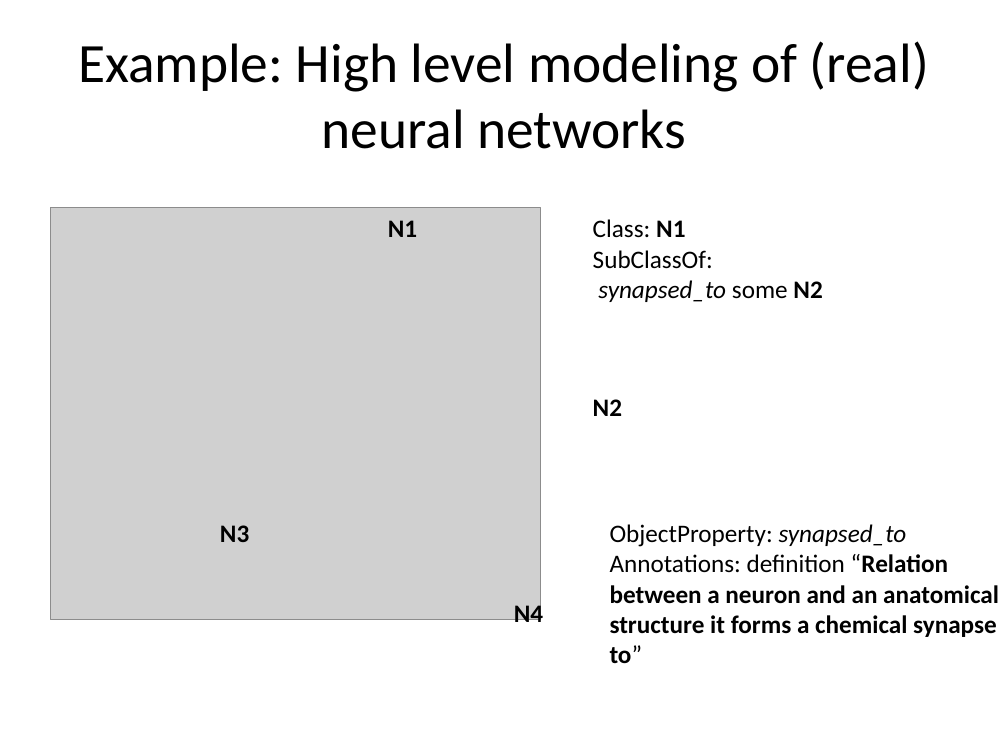
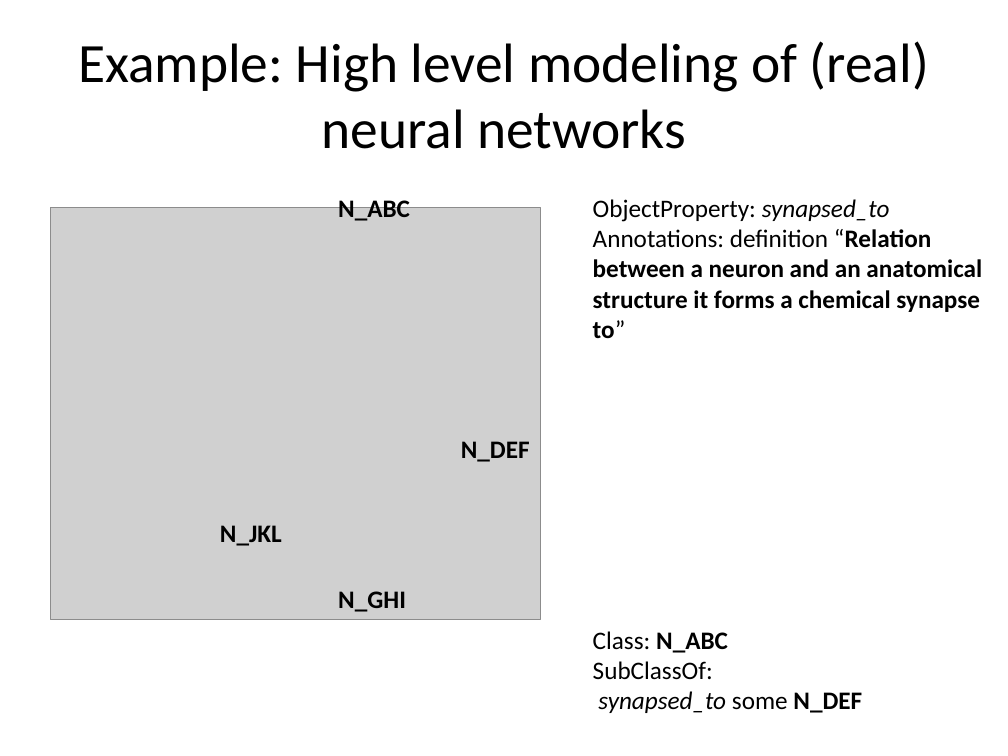
Before and after one commit to cmungall/obo2owl, a slide deck: slide 4 of papers/owled-macros-panel.pptx (slide 3 before the commit). Drawn at 1008x756 pixels with LibreOffice and Linux fonts; fonts in the diff are those of the drawing; grey boxes stand for pictures. Boxes give left, top, right and bottom in pixels: in the first picture for what was removed or moved away, otherwise in the second. Text is boxed around its words. In the diff, an @@ line names an element or a change of style, - is before the commit and + after.

```diff
--- a/papers/owled-macros-panel.pptx
+++ b/papers/owled-macros-panel.pptx
@@ text at (338, 196, 410, 221): text changed @@
-N1
+N_ABC
@@ text "ObjectProperty: synapsed_to": place and size @@
-text "ObjectProperty: synapsed_to" at (610, 524, 999, 664)
+text "ObjectProperty: synapsed_to" at (593, 199, 982, 338)
@@ text at (461, 441, 530, 462): text changed @@
-N2
+N_DEF
@@ text at (220, 525, 282, 546): text changed @@
-N3
+N_JKL
@@ text at (338, 591, 406, 612): text changed @@
-N4
+N_GHI
@@ text "Class: N_ABC": place and size @@
-text "Class: N_ABC" at (593, 219, 822, 302)
+text "Class: N_ABC" at (593, 631, 862, 713)
@@ text at (593, 631, 728, 653): text changed @@
-Class: N1
+Class: N_ABC
@@ text at (598, 691, 862, 713): text changed @@
-synapsed_to some N2
+synapsed_to some N_DEF
```
Also in this commit, not shown: 9 other slides changed, 8 slides added.
